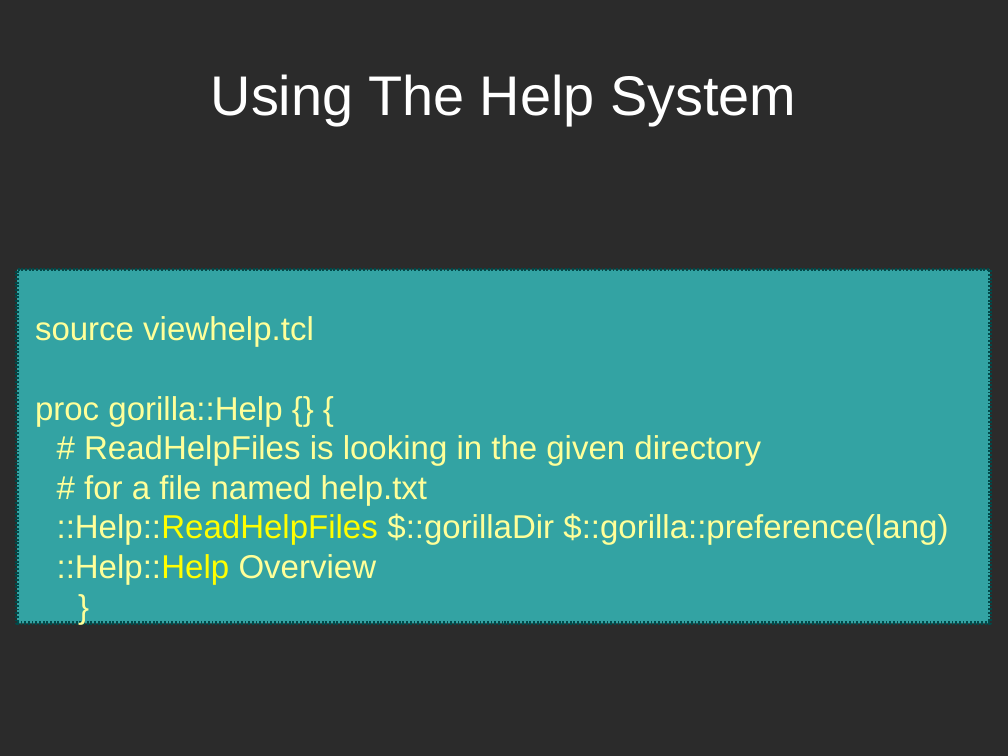
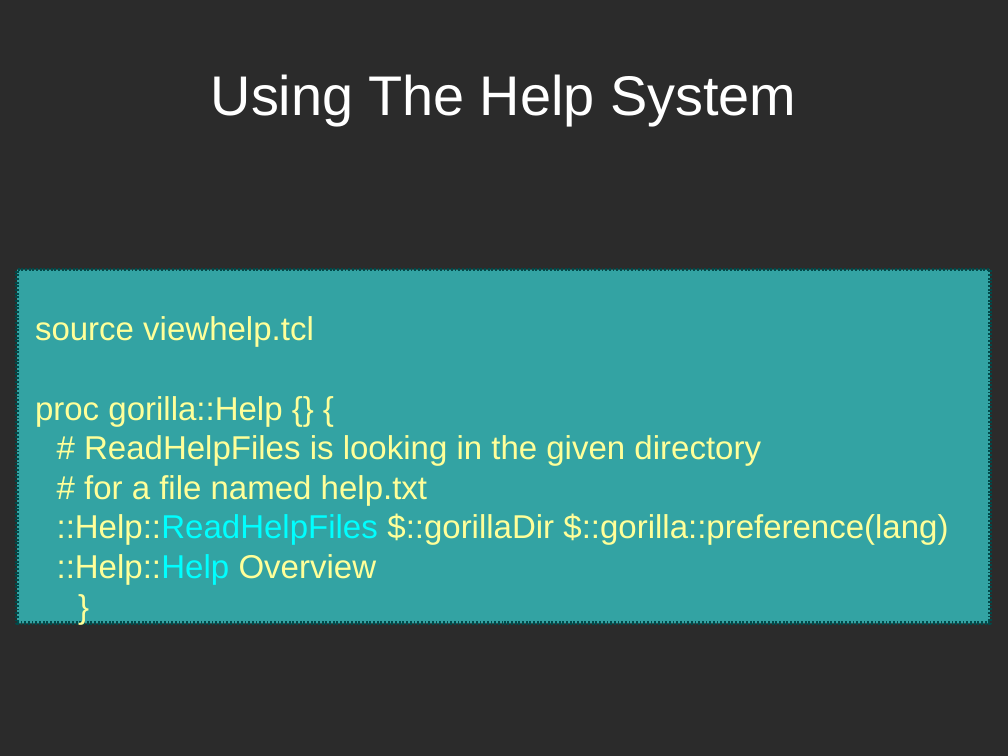
Before and after one commit to zdia/gorilla, a slide deck: slide 27 of EuroTcl 2012/PWgorila.odp (slide 32 before the commit). Drawn at 1008x756 pixels with LibreOffice and Linux fonts; fonts in the diff are those of the drawing; background and template pictures are left out; a plain dark background stands for a picture behind light text. Boxes give left, top, right and bottom in pixels: in the first picture for what was removed or moved away, otherwise in the second. Text is boxed around its words. In the diff, an @@ line names an element or a change of style, - is before the commit and + after.

```diff
--- a/EuroTcl 2012/PWgorila.odp
+++ b/EuroTcl 2012/PWgorila.odp
@@ text in rectangle at [57,513,948,585]: text colour #FFFF00 to #00FFFF in "::Help::ReadHelpFiles", "::Help::Help" @@
```
Also in this commit, not shown: 12 other slides changed, 4 slides added, 15 slides removed, 1 other file.
